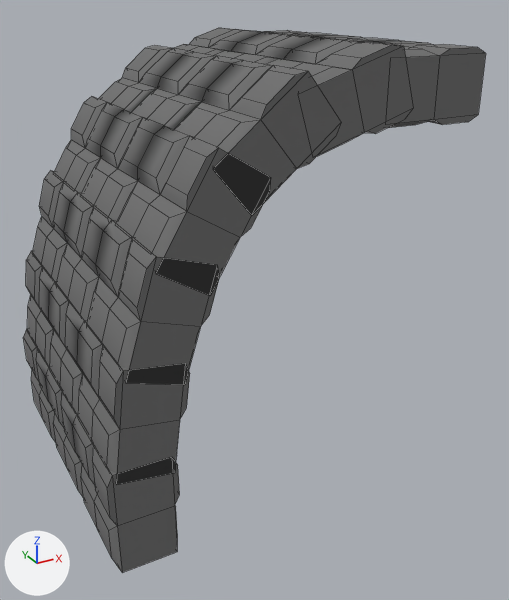
What one commit did to the FBX model MainUnityProject/Assets/3D/wall_arch.fbx.
One viewpoint serves both versions: a 50 mm camera at (-0.93, -15.49, 4.2) aimed at (2.19, -9.82, 1.37). The lights are fixed; the arrows at lower left show +X, +Y and +Z. The first picture is the older version. Mesh edges are drawn as thin lines. Where no turn or scale is listed for an object, it has been applied to the vertices. Vertices at exactly the same position are counted once.

The first picture shows 'WallArch'.
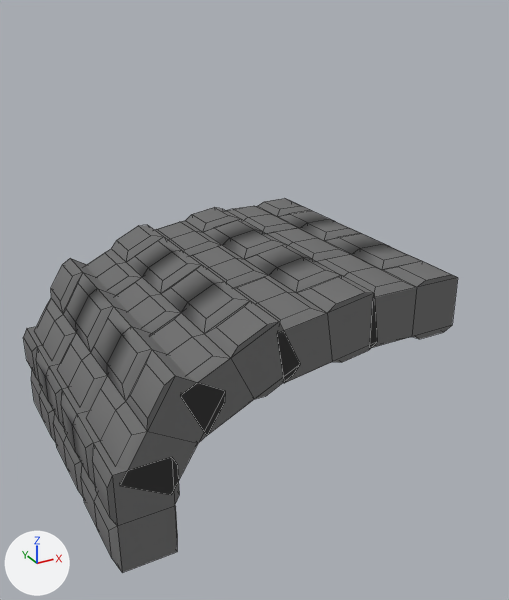
Where the change shows, as pixel boxes (x1, y1, x2, y2) in the pictures (509 x 600 px; the box of a moved part takes in the faces that stretch with it):
'WallArch', reshaped (6% narrower, 31% shorter): before (23, 28, 486, 573); after (23, 198, 458, 573)
part 1 of me_cube_005, moved or reshaped: before (26, 251, 190, 485); after (86, 225, 299, 435)
part 2 of me_cube_005, moved or reshaped: before (32, 171, 219, 385); after (227, 198, 458, 348)
part 3 of me_cube_005, added: after (35, 258, 225, 495)
part 4 of me_cube_005, added: after (155, 207, 377, 383)
part 5 of me_cube_005, deleted: before (99, 45, 341, 215)
part 6 of me_cube_005, deleted: before (54, 97, 270, 295)
part 7 of me_cube_005, deleted: before (264, 31, 486, 128)
part 8 of me_cube_005, deleted: before (175, 28, 406, 157)

What changed in the scene script:
```text
Change me_cube_005:
    used by ob_wallarch; location = (0.0, -8.0, 0.0)
    remove me_cube_005.from_pydata(...)  # 873 vertices, 922 faces; spans x 0.22..3.73, y -3.0..0.0, z -0.27..3.83
    add me_cube_005.from_pydata(...)  # 635 vertices, 660 faces; spans x 0.22..3.73, y -3.0..0.0, z -0.27..1.8
    me_cube_005 part 1: the loose piece of 128 vertices spanning x 0.26..0.96, y -3.0..0.0, z 0.56..1.62 is turned 56.3 degrees about the y axis through its middle, then moved by (0.82, 0.0, 0.18)
    me_cube_005 part 2: the loose piece of 128 vertices spanning x 0.42..1.24, y -3.0..0.0, z 1.36..2.46 is turned 72.4 degrees about the y axis through its middle, then moved by (2.4, 0.0, -0.44)
    me_cube_005 part 3: a new loose piece of 127 vertices spanning x 0.32..1.27, y -3.0..0.0, z 0.35..1.46, in mat_wallmaterial_001 (grey #707070)
    me_cube_005 part 4: a new loose piece of 124 vertices spanning x 1.75..2.82, y -3.0..0.0, z 1.08..1.8, in mat_wallmaterial_001 (grey #707070)
    me_cube_005 part 5: the loose piece of 124 vertices spanning x 1.2..2.3, y -3.0..0.0, z 2.65..3.67 is deleted
    me_cube_005 part 6: the loose piece of 123 vertices spanning x 0.73..1.68, y -3.0..0.0, z 2.08..3.19 is deleted
    me_cube_005 part 7: the loose piece of 122 vertices spanning x 2.73..3.73, y -3.0..0.0, z 3.18..3.78 is deleted
    me_cube_005 part 8: the loose piece of 120 vertices spanning x 1.9..3.0, y -3.0..0.0, z 3.02..3.83 is deleted
```
